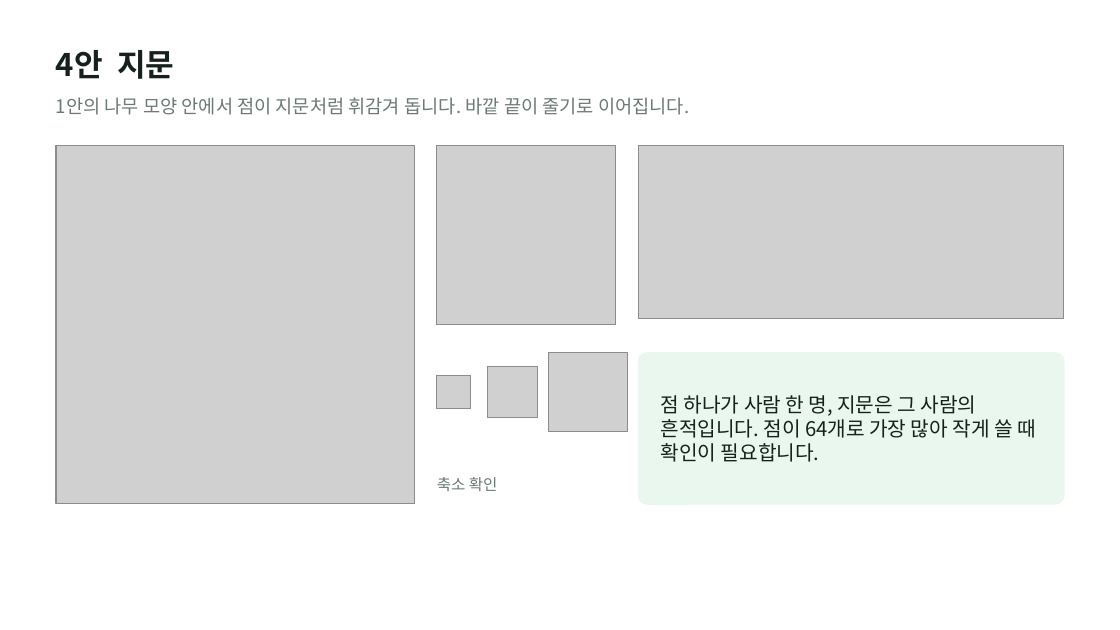
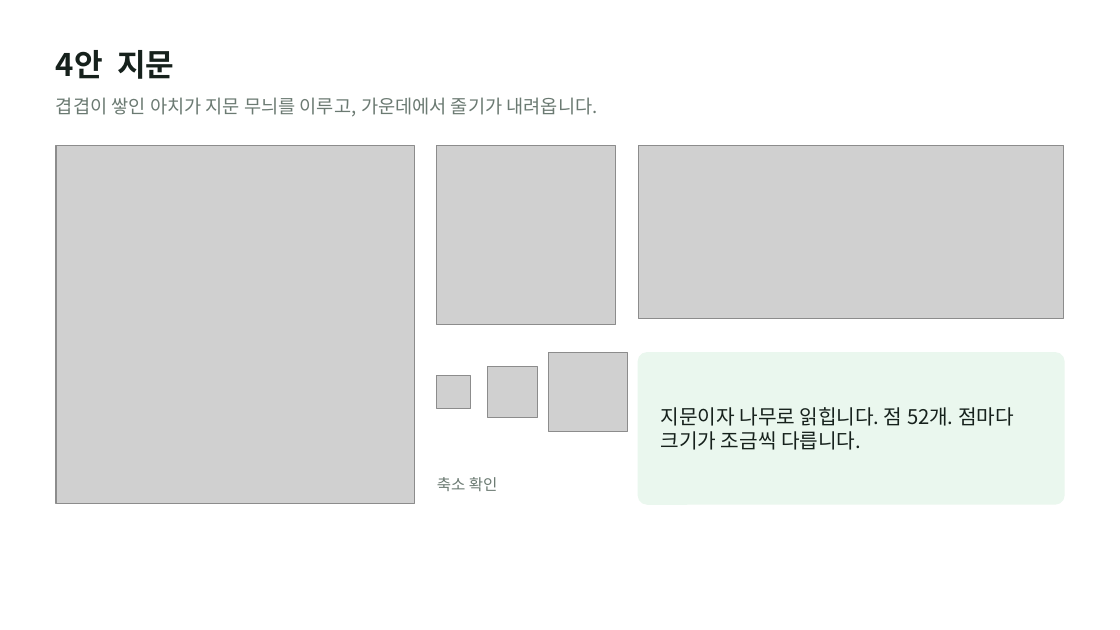
Before and after one commit to otterlee0208/otterlee, a slide deck: slide 7 of bi/zambia-variations-v3/plant-zambia-bi-variations-v3.pptx. Drawn at 1120x630 pixels with LibreOffice and Linux fonts; fonts in the diff are those of the drawing; grey boxes stand for pictures. Boxes give left, top, right and bottom in pixels: in the first picture for what was removed or moved away, otherwise in the second. Text is boxed around its words. In the diff, an @@ line names an element or a change of style, - is before the commit and + after.

```diff
--- a/bi/zambia-variations-v3/plant-zambia-bi-variations-v3.pptx
+++ b/bi/zambia-variations-v3/plant-zambia-bi-variations-v3.pptx
@@ text at (56,97,598,117): text changed @@
-1안의 나무 모양 안에서 점이 지문처럼 휘감겨 돕니다. 바깥 끝이 줄기로 이어집니다.
+겹겹이 쌓인 아치가 지문 무늬를 이루고, 가운데에서 줄기가 내려옵니다.
@@ text at (661,407,1014,450): text changed @@
-점 하나가 사람 한 명, 지문은 그 사람의 흔적입니다. 점이 64개로 가장 많아 작게 쓸 때 확인이 필요합니다.
+지문이자 나무로 읽힙니다. 점 52개. 점마다 크기가 조금씩 다릅니다.
```
Also in this commit, not shown: 4 other slides changed, 20 other files.
